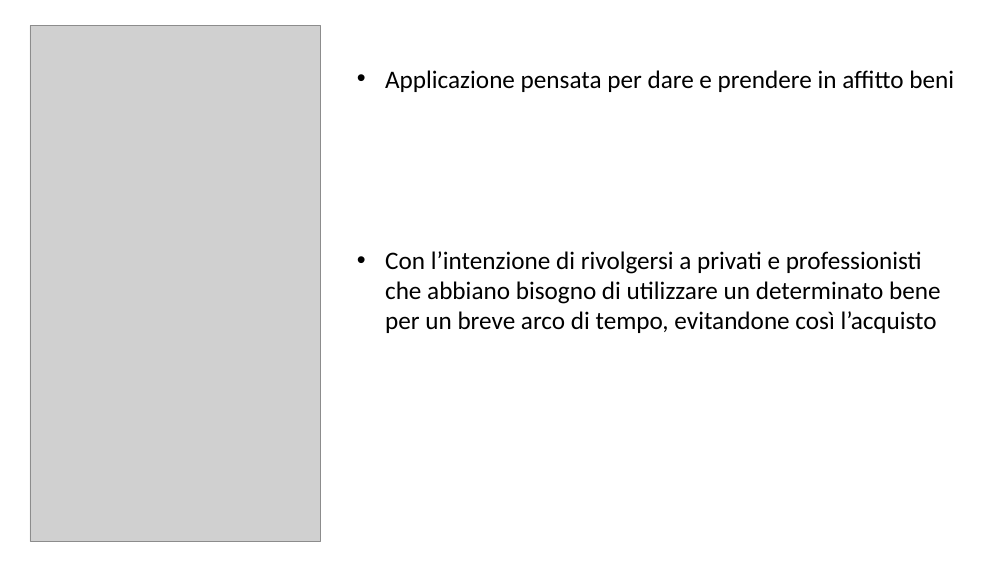
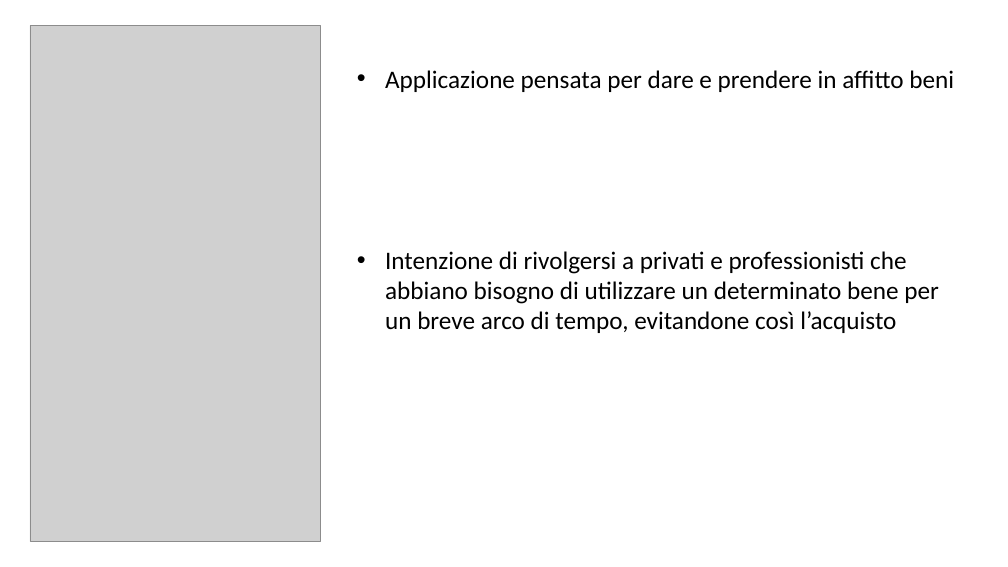
Before and after one commit to Dr-Dd/RentIT, a slide deck: slide 2 of mockup/presentazione.pptx. Drawn at 1008x567 pixels with LibreOffice and Linux fonts; fonts in the diff are those of the drawing; grey boxes stand for pictures. Boxes give left, top, right and bottom in pixels: in the first picture for what was removed or moved away, otherwise in the second. Text is boxed around its words. In the diff, an @@ line names an element or a change of style, - is before the commit and + after.

```diff
--- a/mockup/presentazione.pptx
+++ b/mockup/presentazione.pptx
@@ text at bbox=[385, 251, 939, 333]: text changed @@
-• Con l’intenzione di rivolgersi a privati e professionisti che abbiano bisogno di utilizzare un determinato bene per un breve arco di tempo, evitandone così l’acquisto
+• Intenzione di rivolgersi a privati e professionisti che abbiano bisogno di utilizzare un determinato bene per un breve arco di tempo, evitandone così l’acquisto
```
Also in this commit, not shown: 1 other slide changed, 1 slide added, 1 slide removed, 3 other files.
